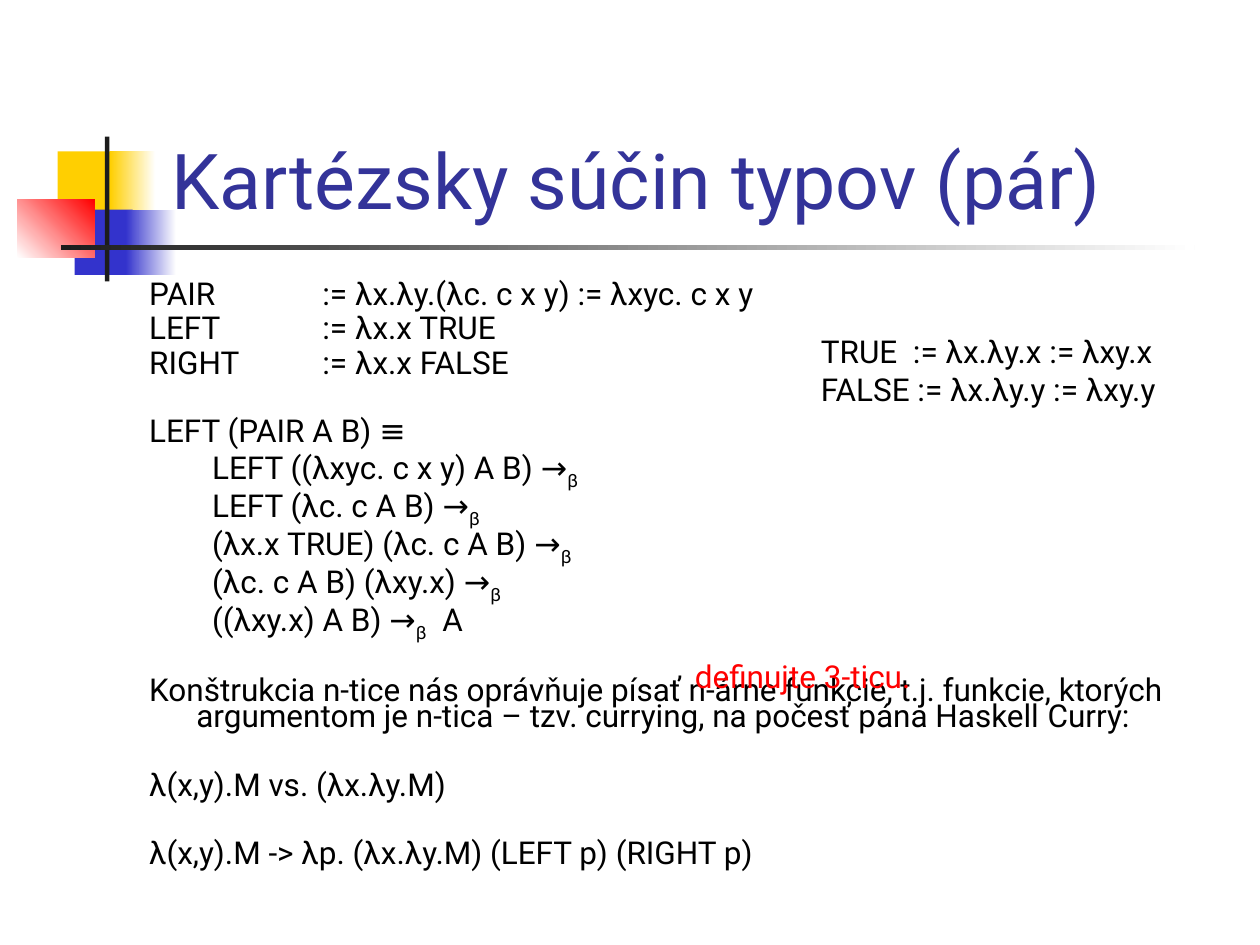
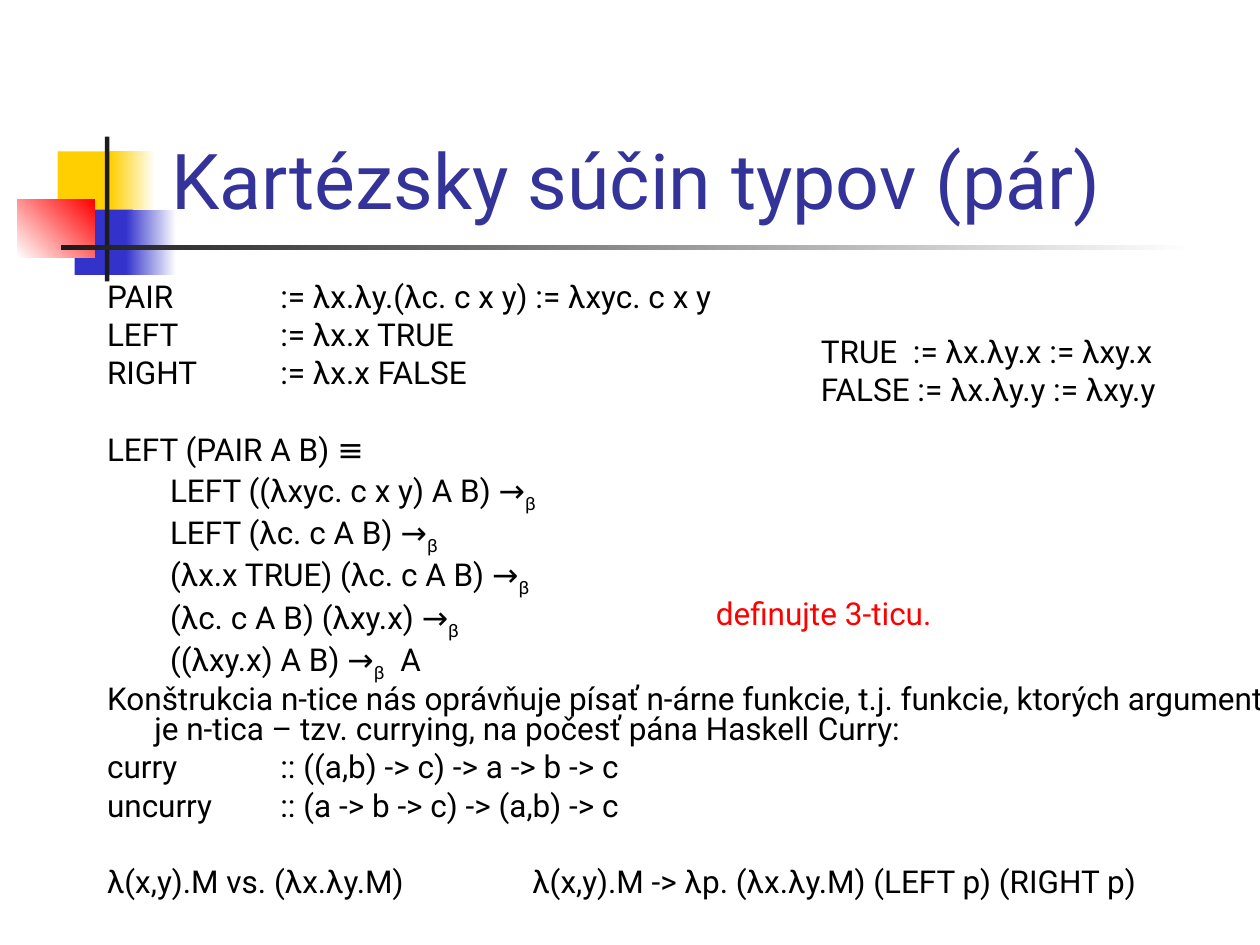
Before and after one commit to Funkcionalne/Prednasky, a slide deck: slide 14 of 06/06_fpro.ppt (slide 13 before the commit). Drawn at 1260x945 pixels with LibreOffice and Linux fonts; fonts in the diff are those of the drawing. Boxes give left, top, right and bottom in pixels: in the first picture for what was removed or moved away, otherwise in the second. Text is boxed around its words. In the diff, an @@ line names an element or a change of style, - is before the commit and + after.

```diff
--- a/06/06_fpro.ppt
+++ b/06/06_fpro.ppt
@@ text "PAIR := λx.λy.(λc. c x ...": place and size @@
-text "PAIR := λx.λy.(λc. c x ..." at (149,280,1130,871)
+text "PAIR := λx.λy.(λc. c x ..." at (107,280,1136,900)
@@ text at (107,280,1120,747): line spacing 0.7 to 0.8 @@
@@ text "definujte 3-ticu.": place and size @@
-text "definujte 3-ticu." at (695,664,911,696)
+text "definujte 3-ticu." at (716,601,932,632)
@@ text at (107,753,1136,900): text changed @@
-λ(x,y).M vs. (λx.λy.M)
-λ(x,y).M -> λp. (λx.λy.M) (LEFT p) (RIGHT p)
+curry :: ((a,b) -> c) -> a -> b -> c
+uncurry :: (a -> b -> c) -> (a,b) -> c
+λ(x,y).M vs. (λx.λy.M) λ(x,y).M -> λp. (λx.λy.M) (LEFT p) (RIGHT p)
```
Also in this commit, not shown: 4 other slides changed, 1 slide added, 2 other files.
